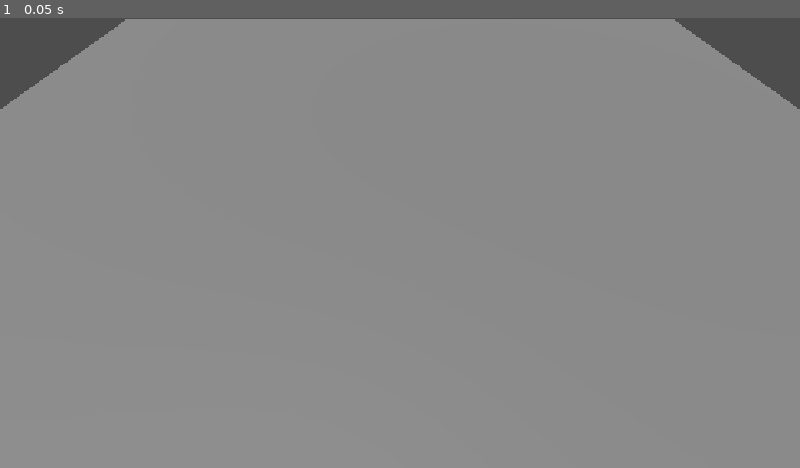
Above: before the commit, frame 1.
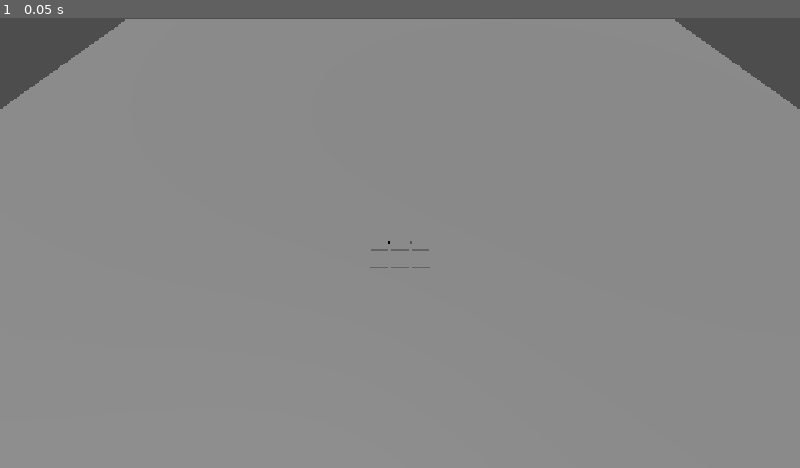
Above: after the commit, the same moment.

Repository: Gellifree/Sweeper
Game: Godot game, scene res://main.tscn
Two runs of this game, one before a commit and one after it. Both use one fixed random seed, a clock stepped at 60 frames per second and the inputs below.
Inputs:
- Up to frame 1 (0.05 s): no input

The runs differ from the first frame. In frame 1, less than 0.1% of the frame differs, in the area x 46-54%, y 49-56%.

Commit message:
feat: Tile generation and camera padding added

Diff:
--- a/sweeper/camera_rig.gd
+++ b/sweeper/camera_rig.gd
@@ -4,22 +4,46 @@
 @onready var camera: Camera3D = $CameraPitch/Camera3D
 
 var rotating := false
+var panning := false
 
 @export var rotation_speed := 0.01
 @export var zoom_speed := 2.0
+@export var pan_speed := 0.02
 @export var min_zoom := 8.0
 @export var max_zoom := 25.0
 
 func _input(event: InputEvent) -> void:
 	if event is InputEventMouseButton:
 		if event.button_index == MOUSE_BUTTON_MIDDLE:
-			rotating = event.pressed
+			if event.pressed:
+				if Input.is_key_pressed(KEY_SHIFT):
+					panning = true
+				else:
+					rotating = true
+			else:
+				rotating = false
+				panning = false
 
 		if event.button_index == MOUSE_BUTTON_WHEEL_UP and event.pressed:
 			camera.position.z = max(min_zoom, camera.position.z - zoom_speed)
 		if event.button_index == MOUSE_BUTTON_WHEEL_DOWN and event.pressed:
 			camera.position.z = min(max_zoom, camera.position.z + zoom_speed)
 
-	if event is InputEventMouseMotion and rotating:
-		rotation.y -= event.relative.x * 0.01
-		camera_pitch.rotation.x = clamp(camera_pitch.rotation.x - event.relative.y  * 0.01, deg_to_rad(-80), deg_to_rad(-20))
+	if event is InputEventMouseMotion:
+		if rotating:
+			rotation.y -= event.relative.x * rotation_speed
+			camera_pitch.rotation.x = clamp(camera_pitch.rotation.x - event.relative.y  * rotation_speed, deg_to_rad(-80), deg_to_rad(-20))
+		if panning:
+			var movement = event.relative * pan_speed
+
+			var right = camera.global_transform.basis.x
+			var forward = camera.global_transform.basis.z
+
+			right.y = 0
+			forward.y = 0
+
+			right = right.normalized()
+			forward = forward.normalized()
+
+			global_position -= right * movement.x
+			global_position -= forward * movement.y
--- /dev/null
+++ b/sweeper/game_board.gd
@@ -0,0 +1,14 @@
+extends Node3D
+
+@export var tile_scene: PackedScene
+@export var grid_size := 10
+@export var tile_size:= 1.0
+
+func _ready() -> void:
+	var offset = (grid_size -1) * tile_size / 2.0
+
+	for x in range(grid_size):
+		for z in range(grid_size):
+			var tile = tile_scene.instantiate()
+			tile.position = Vector3(x * tile_size - offset, 0, z * tile_size - offset)
+			add_child(tile)
--- a/sweeper/main.tscn
+++ b/sweeper/main.tscn
@@ -1,6 +1,8 @@
 [gd_scene format=3 uid="uid://r3yj3atuuaqx"]
 
 [ext_resource type="Script" uid="uid://bc4a11ea28gia" path="res://camera_rig.gd" id="1_ig7tw"]
+[ext_resource type="PackedScene" uid="uid://cdrsop36jmyhs" path="res://tile.tscn" id="2_0xm2m"]
+[ext_resource type="Script" uid="uid://bt4l8t0ru16j7" path="res://game_board.gd" id="2_h2yge"]
 
 [sub_resource type="PlaneMesh" id="PlaneMesh_g4v7s"]
 
@@ -22,3 +24,8 @@
 [node name="Camera3D" type="Camera3D" parent="CameraRig/CameraPitch" unique_id=1809229171]
 transform = Transform3D(1, 0, 0, 0, 1, 0, 0, 0, 1, 0, 0, 15)
 current = true
+
+[node name="GameBoard" type="Node3D" parent="." unique_id=2061665393]
+script = ExtResource("2_h2yge")
+tile_scene = ExtResource("2_0xm2m")
+grid_size = 3
--- /dev/null
+++ b/sweeper/tile.tscn
@@ -0,0 +1,9 @@
+[gd_scene format=3 uid="uid://cdrsop36jmyhs"]
+
+[sub_resource type="BoxMesh" id="BoxMesh_g4v7s"]
+
+[node name="Node3D" type="Node3D" unique_id=651923312]
+
+[node name="MeshInstance3D" type="MeshInstance3D" parent="." unique_id=494540431]
+transform = Transform3D(0.9, 0, 0, 0, 0.2, 0, 0, 0, 0.9, 0, 0, 0)
+mesh = SubResource("BoxMesh_g4v7s")
Not shown, added: sweeper/game_board.gd.uid
